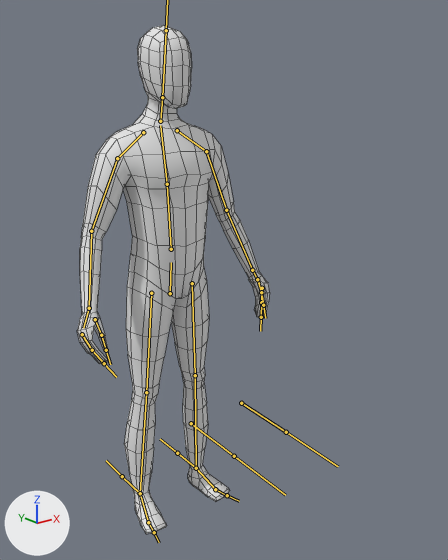
The FBX model Assets/Models/Mannequin.fbx: old version first, new version second.
Both versions are drawn from a camera (50 mm lens) standing at (-1.178, -1.783, 1.6) and looking at (0.014, -0.293, 1.004). The axes (+X, +Y, +Z) are drawn at lower left. The lights are the same throughout. The bones that bend it are drawn over the model as lines. Mesh edges are drawn as thin lines.
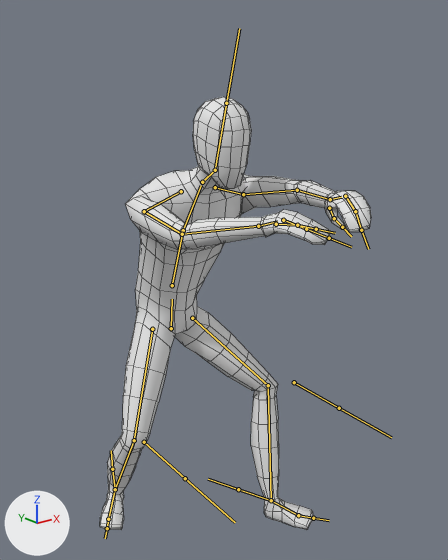
The newer file adds an action. The first version stands in its rest pose; the second is drawn at frame 35 of the action 'Armature|Attack'.

What the commit changed:
Bone 'Hips' (bone_hips) moves from (0.0, 0.0, 0.0) to (0.0, -0.134, 0.013).
Bone 'Spine' (bone_spine) turns from (0, 0, 0) to (23, 0, 0) degrees about its own x, y and z.
Bone 'Chest' (bone_chest) turns from (0, 0, 0) to (18, 0, 0) degrees about its own x, y and z.
Bone 'Head' (bone_head) turns from (0, 0, 0) to (-34, 0, 0) degrees about its own x, y and z.
Bone 'Shoulder.L' (bone_shoulder_l) turns from (0, 0, 0) to (0, 2, 19) degrees about its own x, y and z.
Bone 'Upper Arm.L' (bone_upper_arm_l) turns from (0, 0, 0) to (75, -52, 64) degrees about its own x, y and z.
Bone 'Lower Arm.L' (bone_lower_arm_l) turns from (0, 0, 0) to (7, 8, 7) degrees about its own x, y and z.
Bone 'Shoulder.R' (bone_shoulder_r) turns from (0, 0, 0) to (5, -1, -11) degrees about its own x, y and z.
Bone 'Upper Arm.R' (bone_upper_arm_r) turns from (0, 0, 0) to (97, 40, -32) degrees about its own x, y and z.
Bone 'Lower Arm.R' (bone_lower_arm_r) turns from (0, 0, 0) to (10, -2, -14) degrees about its own x, y and z.
Bone 'Upper Leg.L' (bone_upper_leg_l) turns from (0, 0, 0) to (69, -53, -29) degrees about its own x, y and z.
Bone 'Lower Leg.L' (bone_lower_leg_l) turns from (0, 0, 0) to (-44, -1, -2) degrees about its own x, y and z.
Bone 'Foot.L' (bone_foot_l) turns from (0, 0, 0) to (-6, 42, -21) degrees about its own x, y and z.
Bone 'Upper Leg.R' (bone_upper_leg_r) turns from (0, 0, 0) to (23, 29, -12) degrees about its own x, y and z.
Bone 'Lower Leg.R' (bone_lower_leg_r) turns from (0, 0, 0) to (-59, 1, 1) degrees about its own x, y and z.
Bone 'Foot.R' (bone_foot_r) turns from (0, 0, 0) to (32, -3, 4) degrees about its own x, y and z.

Boxes (x1, y1, x2, y2) around the edits, measured in the pictures (448 x 560 px):
'Cube', posed (40% wider, 15% shorter): before (77, 26, 270, 534); after (100, 97, 371, 530)
bone 'Hips', root to tip: before (170, 293) to (171, 262); after (171, 328) to (172, 299)
bone 'Spine', root to tip: before (171, 249) to (167, 184); after (172, 285) to (183, 230)
bone 'Chest', root to tip: before (167, 184) to (160, 125); after (183, 230) to (201, 185)
bone 'Head', root to tip: before (162, 97) to (166, 30); after (215, 170) to (226, 103)
bone 'Shoulder.L', root to tip: before (177, 130) to (206, 151); after (215, 187) to (243, 194)
bone 'Upper Arm.L', root to tip: before (206, 151) to (226, 210); after (243, 194) to (297, 190)
bone 'Lower Arm.L', root to tip: before (226, 210) to (252, 270); after (297, 190) to (330, 199)
bone 'Shoulder.R', root to tip: before (143, 132) to (117, 158); after (181, 191) to (144, 211)
bone 'Upper Arm.R', root to tip: before (117, 158) to (91, 231); after (144, 211) to (182, 234)
bone 'Lower Arm.R', root to tip: before (91, 231) to (89, 308); after (182, 234) to (258, 226)
bone 'Upper Leg.L', root to tip: before (192, 283) to (195, 375); after (192, 318) to (268, 385)
bone 'Lower Leg.L', root to tip: before (195, 375) to (196, 468); after (268, 385) to (271, 500)
bone 'Foot.L', root to tip: before (196, 468) to (215, 489); after (271, 500) to (298, 515)
bone 'Upper Leg.R', root to tip: before (151, 293) to (146, 392); after (152, 329) to (134, 440)
bone 'Lower Leg.R', root to tip: before (146, 392) to (140, 493); after (134, 440) to (115, 489)
bone 'Foot.R', root to tip: before (140, 493) to (148, 522); after (115, 489) to (108, 519)
